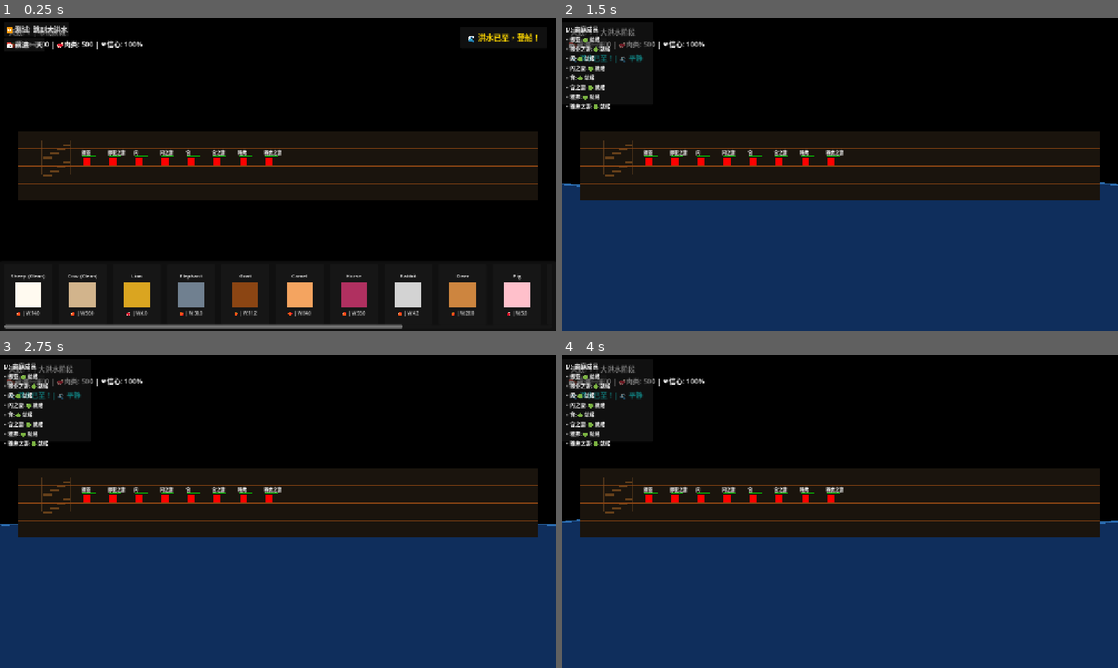
Above: before the commit, frames 1-4 (two rows, left to right).
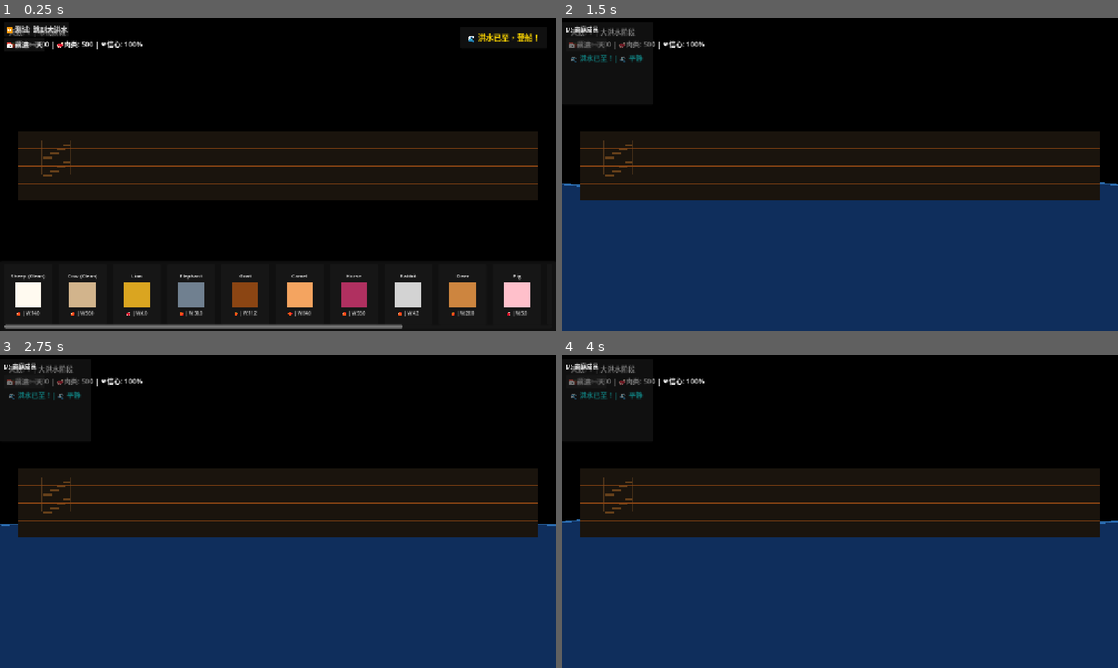
Above: after the commit, the same moments.

Repository: AirtisTech/project_covenant1
Game: Godot game, scene res://scenes/world/ark_scene.tscn
The game is run twice, just before and just after one commit, with the same random seed, the same clock (stepped at 60 frames per second) and the same inputs.
Inputs:
- Up to frame 1 (0.25 s): no input
- Up to frame 2 (1.5 s): click "🌊 洪水已至，登船！" at 0.5 s; click "⏩ 测试: 跳到大洪水" at 1.25 s
- Up to frame 3 (2.75 s): click "📅 前进一天" at 2 s
- Up to frame 4 (4 s): click "📅 前进一天" at 2.75 s; click "📅 前进一天" at 3.5 s

The runs differ from the first frame. In frame 1, 0.6% of the frame differs, in the area x 14-51%, y 42-48%; in frame 2, 1.2%, in the area x 0-51%, y 6-48%; in frame 3, 1.2%; in frame 4, 1.2%.

Commit message:
Add: family boards ark only in deluge phase, add facility system (kitchen, bedroom, etc.)

Diff:
--- a/scripts/globals/family_manager.gd
+++ b/scripts/globals/family_manager.gd
@@ -17,8 +17,12 @@
 ]
 
 func _ready():
-	_spawn_family()
-	print("👨‍👩‍👦‍👦 Noah's family spawned: ", family_members.size(), " members")
+	# 连接到 PhaseManager，只有在洪水阶段家人才会出现在方舟上
+	var pm = get_node_or_null("/root/PhaseManager")
+	if pm:
+		pm.entered_ark.connect(_spawn_family)
+
+	print("👨‍👩‍👦‍👦 Family ready - will board ark when flood begins")
 
 func _spawn_family():
 	var ark = get_tree().root.find_child("ArkSystem", true, false)
--- a/scripts/globals/layout_manager.gd
+++ b/scripts/globals/layout_manager.gd
@@ -2,17 +2,108 @@
 
 # 预加载类
 const AnimalSpeciesClass = preload("res://scripts/resources/animal_species.gd")
+const FacilityClass = preload("res://scripts/resources/facility.gd")
 
 var species_list: Array = []
+var facility_list: Array = []
 
 signal species_status_changed(species, is_placed: bool)
+signal facility_status_changed(facility, is_placed: bool)
 
 func _ready():
 	_init_list()
+	_init_facilities()
 
 func set_species_placed(species, status: bool):
 	species.is_placed = status
 	species_status_changed.emit(species, status)
+
+func set_facility_placed(facility, status: bool):
+	facility.is_placed = status
+	facility_status_changed.emit(facility, status)
+
+func _init_facilities():
+	# 动物栏
+	var animal_pen = FacilityClass.new()
+	animal_pen.facility_name = "动物栏"
+	animal_pen.description = "用于安置动物的围栏"
+	animal_pen.type = FacilityClass.FacilityType.ANIMAL_PEN
+	animal_pen.width_cells = 3
+	animal_pen.height_cells = 1
+	animal_pen.faith_cost = 1.0
+	animal_pen.capacity = 4
+	animal_pen.visual_color = Color(0.5, 0.35, 0.2)
+	facility_list.append(animal_pen)
+
+	# 厨房
+	var kitchen = FacilityClass.new()
+	kitchen.facility_name = "厨房"
+	kitchen.description = "烹饪食物的地方"
+	kitchen.type = FacilityClass.FacilityType.KITCHEN
+	kitchen.width_cells = 2
+	kitchen.height_cells = 1
+	kitchen.faith_cost = 1.5
+	kitchen.resource_production = 1.0
+	kitchen.visual_color = Color(0.8, 0.6, 0.4)
+	facility_list.append(kitchen)
+
+	# 卧室
+	var bedroom = FacilityClass.new()
+	bedroom.facility_name = "卧室"
+	bedroom.description = "家人休息的地方"
+	bedroom.type = FacilityClass.FacilityType.BEDROOM
+	bedroom.width_cells = 3
+	bedroom.height_cells = 1
+	bedroom.faith_cost = 2.0
+	bedroom.capacity = 2
+	bedroom.visual_color = Color(0.6, 0.5, 0.7)
+	facility_list.append(bedroom)
+
+	# 食物储藏室
+	var food_storage = FacilityClass.new()
+	food_storage.facility_name = "食物储藏室"
+	food_storage.description = "存放食物的空间"
+	food_storage.type = FacilityClass.FacilityType.FOOD_STORAGE
+	food_storage.width_cells = 4
+	food_storage.height_cells = 1
+	food_storage.faith_cost = 1.5
+	food_storage.capacity = 20
+	food_storage.visual_color = Color(0.7, 0.5, 0.3)
+	facility_list.append(food_storage)
+
+	# 水箱
+	var water_tank = FacilityClass.new()
+	water_tank.facility_name = "水箱"
+	water_tank.description = "储存饮用水的容器"
+	water_tank.type = FacilityClass.FacilityType.WATER_TANK
+	water_tank.width_cells = 2
+	water_tank.height_cells = 1
+	water_tank.faith_cost = 1.0
+	water_tank.capacity = 15
+	water_tank.visual_color = Color(0.3, 0.6, 0.9)
+	facility_list.append(water_tank)
+
+	# 医务室
+	var medical_bay = FacilityClass.new()
+	medical_bay.facility_name = "医务室"
+	medical_bay.description = "治疗伤病的地方"
+	medical_bay.type = FacilityClass.FacilityType.MEDICAL_BAY
+	medical_bay.width_cells = 2
+	medical_bay.height_cells = 1
+	medical_bay.faith_cost = 2.5
+	medical_bay.visual_color = Color(0.9, 0.9, 0.9)
+	facility_list.append(medical_bay)
+
+	# 工作间
+	var workshop = FacilityClass.new()
+	workshop.facility_name = "工作间"
+	workshop.description = "制作和修理物品的地方"
+	workshop.type = FacilityClass.FacilityType.WORKSHOP
+	workshop.width_cells = 3
+	workshop.height_cells = 1
+	workshop.faith_cost = 2.0
+	workshop.visual_color = Color(0.5, 0.4, 0.3)
+	facility_list.append(workshop)
 
 func _init_list():
 	var sheep = AnimalSpeciesClass.new()
--- a/scripts/globals/phase_manager.gd
+++ b/scripts/globals/phase_manager.gd
@@ -36,6 +36,7 @@
 signal flood_level_changed(level: float)
 signal ark_tilt_changed(tilt: float)
 signal ark_weight_changed(weight: float)
+signal entered_ark()  # 家人登船
 
 func _ready():
 	print("📅 Phase: Preparation Day 1/7")
@@ -77,6 +78,7 @@
 			current_phase = Phase.DELUGE
 			current_day = 1
 			_start_flood()
+			entered_ark.emit()  # 家人登船
 		Phase.DELUGE:
 			current_phase = Phase.DRIFT
 			current_day = 1
--- /dev/null
+++ b/scripts/resources/facility.gd
@@ -0,0 +1,25 @@
+extends Resource
+class_name Facility
+
+enum FacilityType { ANIMAL_PEN, KITCHEN, BEDROOM, FOOD_STORAGE, WATER_TANK, MEDICAL_BAY, WORKSHOP }
+
+@export var facility_name: String = ""
+@export var description: String = ""
+@export var type: FacilityType = FacilityType.ANIMAL_PEN
+
+# 尺寸（格子数）
+@export var width_cells: int = 2
+@export var height_cells: int = 1
+
+# 需要的信仰值
+@export var faith_cost: float = 1.0
+
+# 是否已放置
+var is_placed: bool = false
+
+# 视觉颜色
+@export var visual_color: Color = Color.WHITE
+
+# 功能参数
+@export var capacity: int = 0  # 容量（如可容纳多少动物）
+@export var resource_production: float = 0.0  # 资源生产速度
